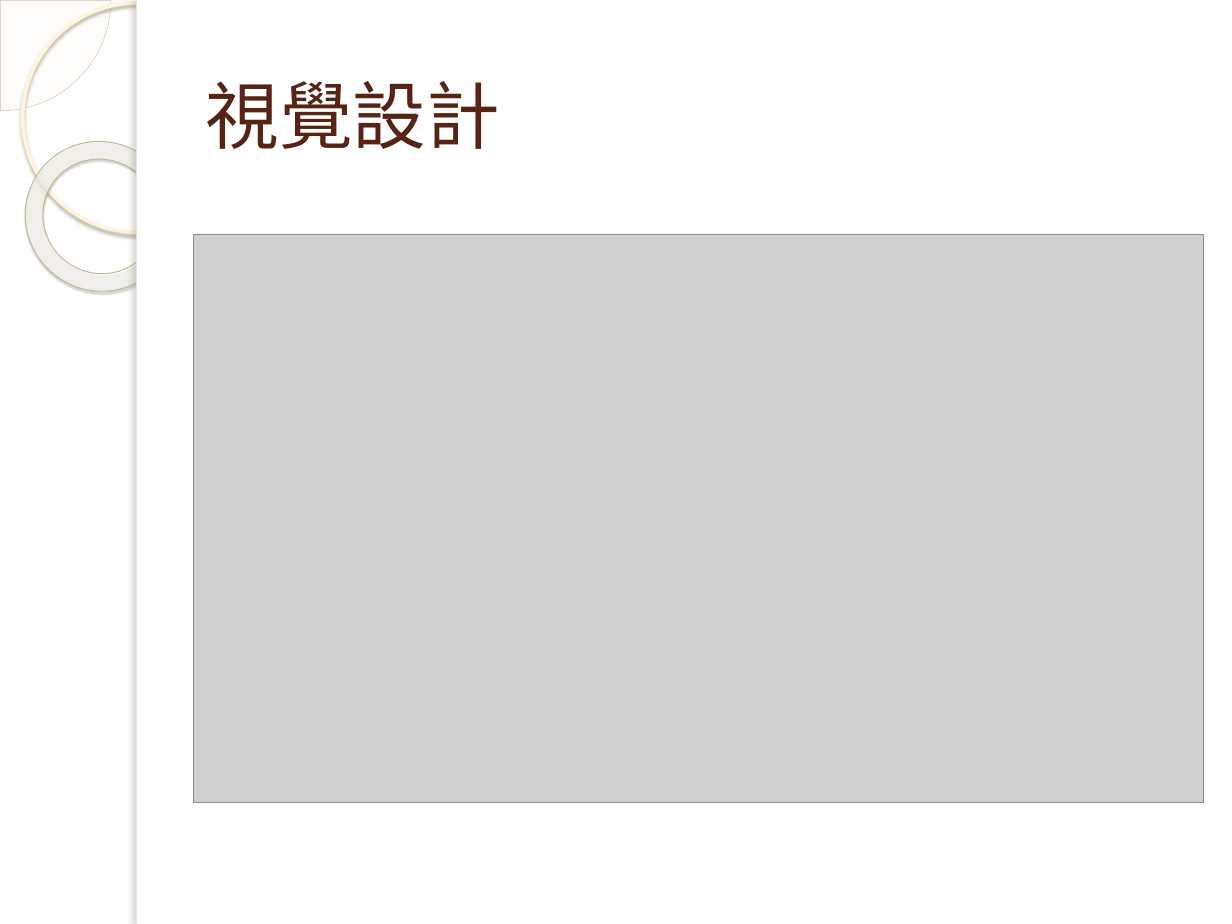
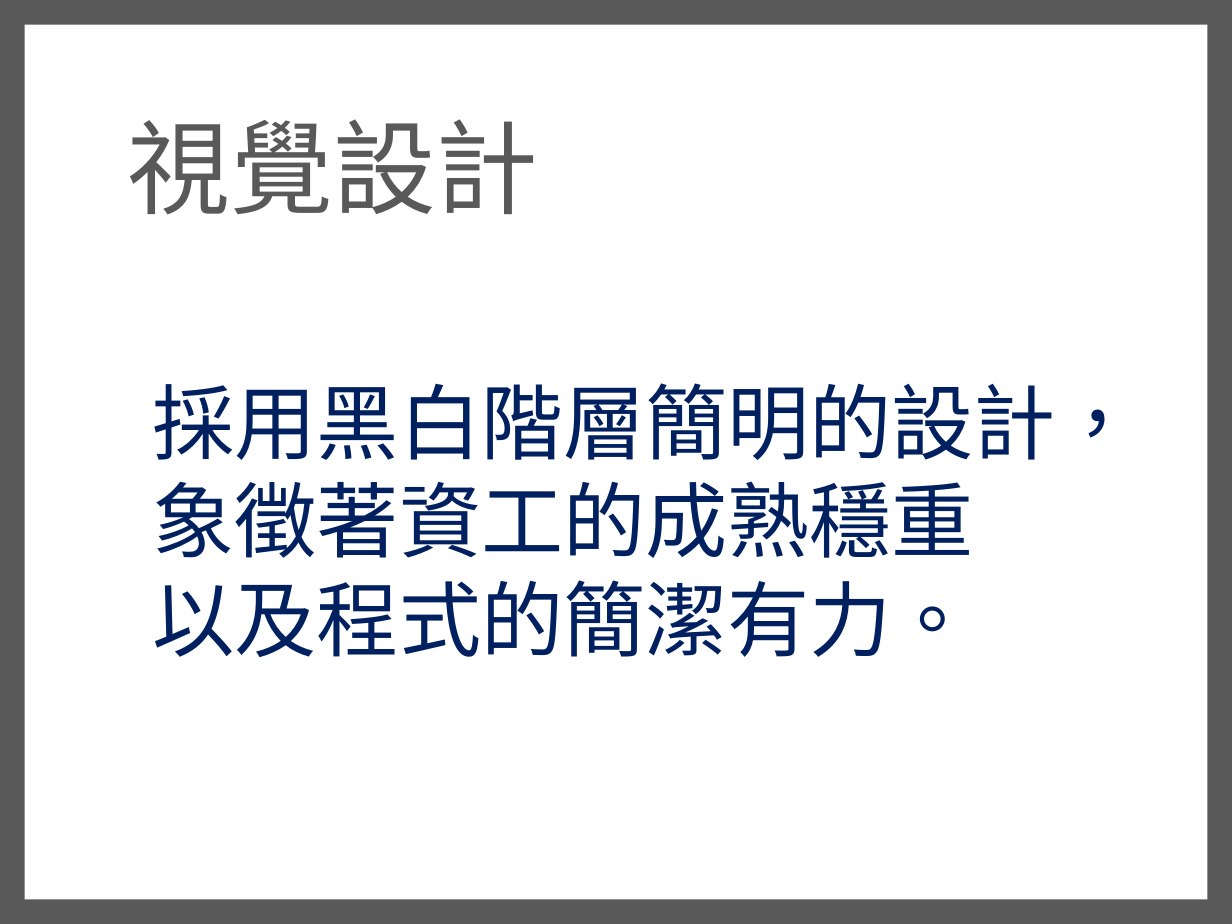
Before and after one commit to asdzxc55888/F2E-project, a slide deck: slide 3 of F2E MID/真·資工系網V3.pptx (slide 6 before the commit). Drawn at 1232x924 pixels with LibreOffice and Linux fonts; fonts in the diff are those of the drawing; grey boxes stand for pictures; background and template pictures are left out. Boxes give left, top, right and bottom in pixels: in the first picture for what was removed or moved away, otherwise in the second. Text is boxed around its words. In the diff, an @@ line names an element or a change of style, - is before the commit and + after.

```diff
--- a/F2E MID/真·資工系網V3.pptx
+++ b/F2E MID/真·資工系網V3.pptx
@@ background picture (left out) to #595959 @@
@@ pie slice (boxed as its full ellipse) removed at [0,0,111,111] @@
@@ ellipse removed at [22,2,251,232] @@
@@ rectangle: place and size @@
-rectangle at [137,0,1232,924]
+rectangle at [25,25,1207,899]
@@ rectangle removed at [137,0,147,924] @@
@@ title "視覺設計": place and size @@
-title "視覺設計" at [206,81,500,149]
+title "視覺設計" at [128,119,539,215]
@@ title "視覺設計" at [128,119,539,215]: size 43 to 60 pt, font Cabin to Noto Sans CJK SC, text colour #572314 to #595959; line spacing 1 to 0.9 @@
@@ donut removed at [0,111,206,322] @@
@@ picture removed at [193,234,1204,802] @@
@@ text added at [153,383,1138,657], 48 pt, text #002060 @@
+採用黑白階層簡明的設計，
+象徵著資工的成熟穩重
+以及程式的簡潔有力。
```
Also in this commit, not shown: 9 other slides changed, 4 slides added, 8 slides removed.
